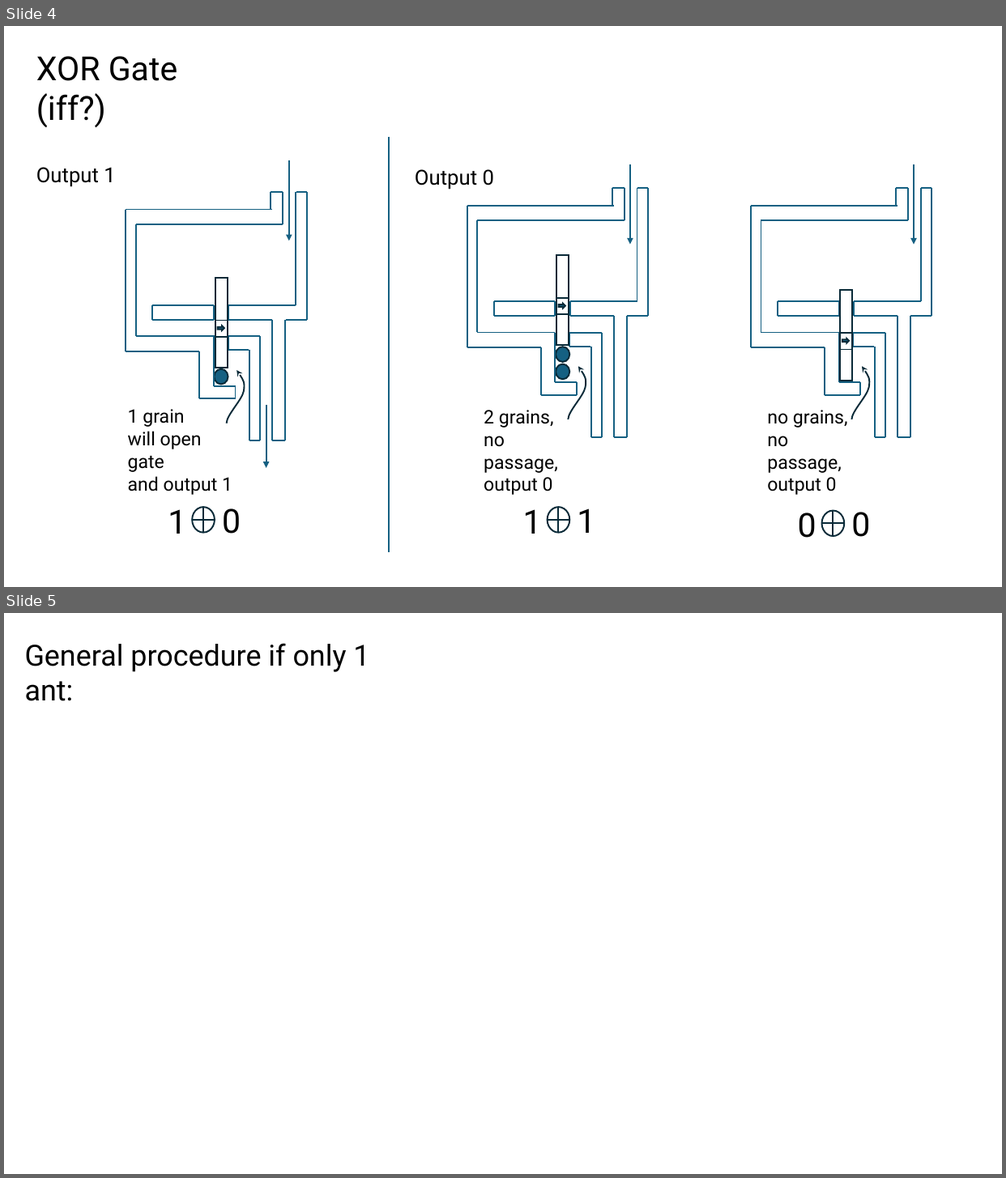
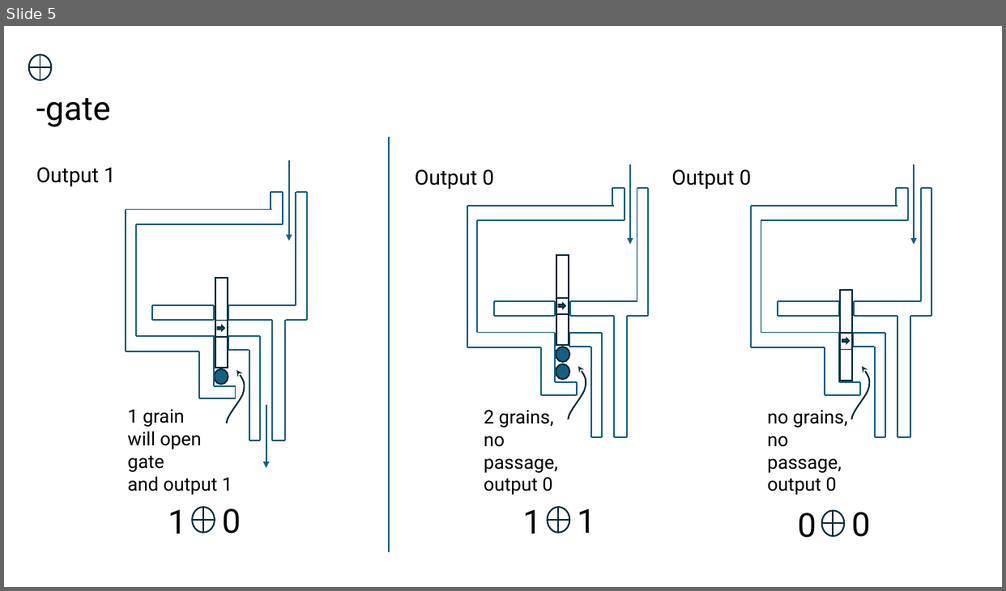
Before and after one commit to John-Cap/Ant-Colony-Calculator-Simulator, a slide deck: design/ant_board.pptx. Shown one above the other, each under a label of ours: slides 4 and 5 before the commit, slide 5 after it. The pictures are 1006x1178 and 1006x591 pixels, drawn with LibreOffice and Linux fonts; fonts in the diff are those of the drawing. Boxes give left, top, right and bottom in pixels: in the first picture for what was removed or moved away, otherwise in the second. Text is boxed around its words. In the diff, an @@ line names an element or a change of style, - is before the commit and + after.

```diff
--- a/design/ant_board.pptx
+++ b/design/ant_board.pptx
@@ slide 5 removed at bbox=[4, 613, 1002, 1174], background #FFFFFF @@
@@ text removed at bbox=[25, 643, 369, 701] @@
-General procedure if only 1 ant:
@@ what was slide 4 is now slide 5 @@
@@ slide 5 changed as well @@
@@ flow chart or added at bbox=[28, 54, 51, 80], outline #092A39 1.5 pt @@
@@ text at bbox=[36, 98, 111, 127]: text changed @@
-XOR Gate (iff?)
+-gate
@@ text added at bbox=[671, 169, 751, 190], 20 pt, text #000000 @@
+Output 0
```
Also in this commit, not shown: 3 other slides changed, 4 slides added.
